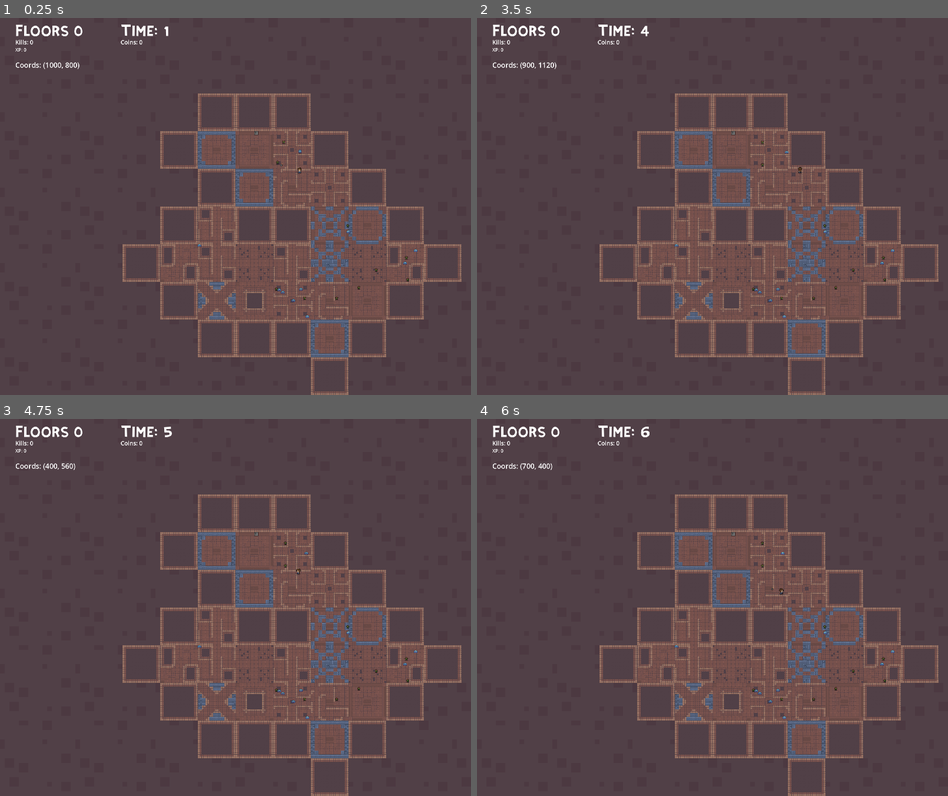
Above: before the commit, frames 1-4 (two rows, left to right).
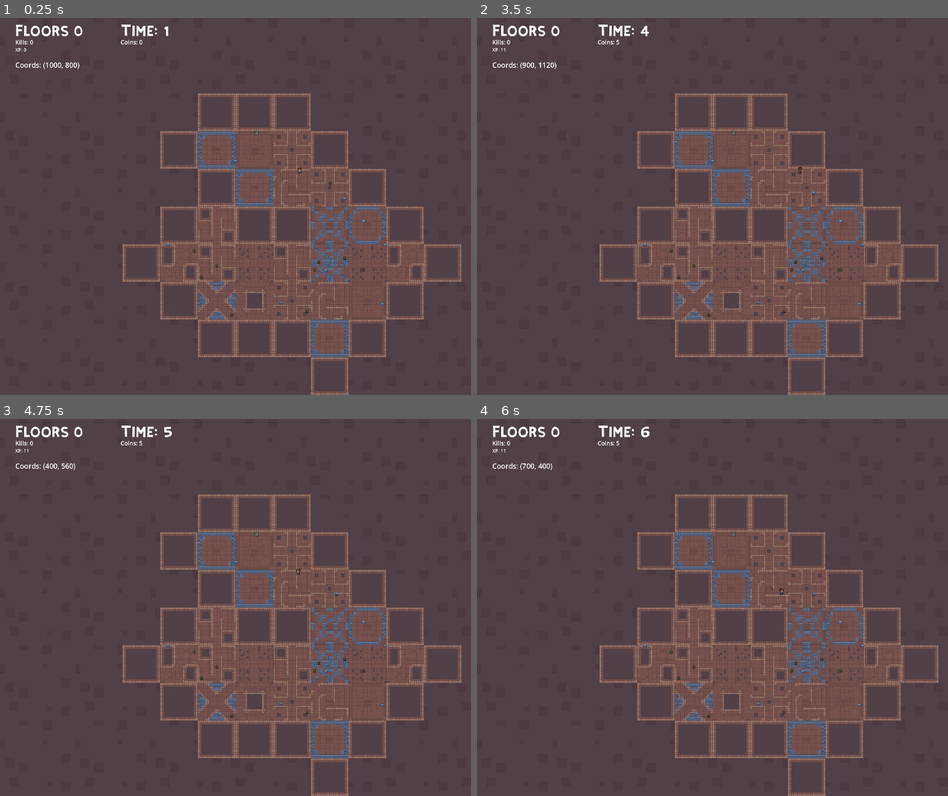
Above: after the commit, the same moments.

Repository: jaxonavena/Calamity
Game: Godot game, scene res://scenes/dungeon_generator.tscn
Same seed, same stepped clock (60 frames per second), same inputs: the game is played once before the commit and once after it.
Inputs (mouse positions are in pixels of both pictures, inside the frame that each line leads up to):
- Up to frame 1 (0.25 s): no input
- Up to frame 2 (3.5 s): tap Enter at 0.5 s; move the mouse to (816, 187) at 0.52 s; hold Right (ui_right) 0.53-1.28 s; tap Space (attack) at 0.6, 1.25, 2.85 s; move the mouse to (618, 225) at 1.27 s; hold Down (ui_down) 1.28-2.03 s; click (618, 225) at 1.35 s; move the mouse to (759, 123) at 2.02 s; hold Right (ui_right) 2.03-2.78 s; hold E 2.03-2.78 s; move the mouse to (688, 281) at 2.77 s; hold Up (ui_up) from 2.78 s (still down)
- Up to frame 3 (4.75 s): tap Enter at 3.5 s; move the mouse to (376, 664) at 3.52 s; release Up (ui_up) at 3.53 s; press the mouse at (376, 664) at 3.53 s; hold Left (ui_left) from 3.53 s (still down); tap Space (attack) at 4.25 s; move the mouse to (94, 550) at 4.27 s; release the mouse at (94, 550) at 4.28 s; tap E at 4.35 s
- Up to frame 4 (6 s): tap Enter at 5 s; move the mouse to (736, 607) at 5.02 s; release Left (ui_left) at 5.03 s; hold Down (ui_down) 5.03-5.78 s; tap Space (attack) at 5.1 s; move the mouse to (641, 513) at 5.77 s; hold Right (ui_right) from 5.78 s (still down); click (641, 513) at 5.85 s

The runs differ from the first frame. In frame 1, 0.2% of the frame differs, in the area x 35-89%, y 32-80%; in frame 2, 0.2%; in frame 3, 0.2%; in frame 4, 0.2%, in the area x 5-89%, y 5-80%.

Commit message:
My conversion to tileset coords isn't correct I think.

Diff:
--- a/calamity-godotproject/scenes/dungeon_generator.tscn
+++ b/calamity-godotproject/scenes/dungeon_generator.tscn
@@ -49,7 +49,9 @@
 # SPECIAL --------------------------------------------------------------------------------------------------------------
 func _ready():
 	generate_dungeon()
+	print(\"PLAYER\")
 	place_player(global_script.player_instance)
+	print(\"ENEMIES...\")
 	place_enemies(10)
 
 	# UI
@@ -80,6 +82,7 @@
 	place_connected_rooms(start_room, NUM_ROOMS) #recursive
 	remove_some_rooms(ROOM_REMOVAL_PERCENTAGE) # input the percentage of rooms you want to remove
 	place_borders() # walls off the dungeon
+	print(\"STAIRS\")
 	place_staircase()
 
 	global_script.previous_floor = get_tree().current_scene
@@ -270,7 +273,7 @@
 	else:
 		# We shouldn't hit this ever with valid global coords
 		print(\"ERROR - Shouldn't be hitting this point. No TileData.\")
-		return true
+		return true # avoids maximum recursion depth error
 
 func get_valid_spawn_location() -> Vector2:
 	var spawn_location = get_random_tile() # -> Vector 2
@@ -284,7 +287,7 @@
 		return get_valid_spawn_location()
 
 func place_staircase():
-	var tile_coord = get_random_tile()
+	var tile_coord = get_valid_spawn_location()
 	var stairs = staircase.instantiate()
 	stairs.global_position = tile_coord
 	add_child(stairs)
@@ -303,11 +306,11 @@
 func place_enemies(count: int):
 	for i in range(count):
 		var slime_instance = enemy.instantiate()
-		slime_instance.position = get_spawn_location()
+		slime_instance.position = get_valid_spawn_location()
 		add_child(slime_instance)
 
 		var enemyglobin_instance = enemyglobin.instantiate()
-		enemyglobin_instance.position = get_spawn_location()
+		enemyglobin_instance.position = get_valid_spawn_location()
 		add_child(enemyglobin_instance)
 
 # UI --------------------------------------------------------------------------------------------------------------
